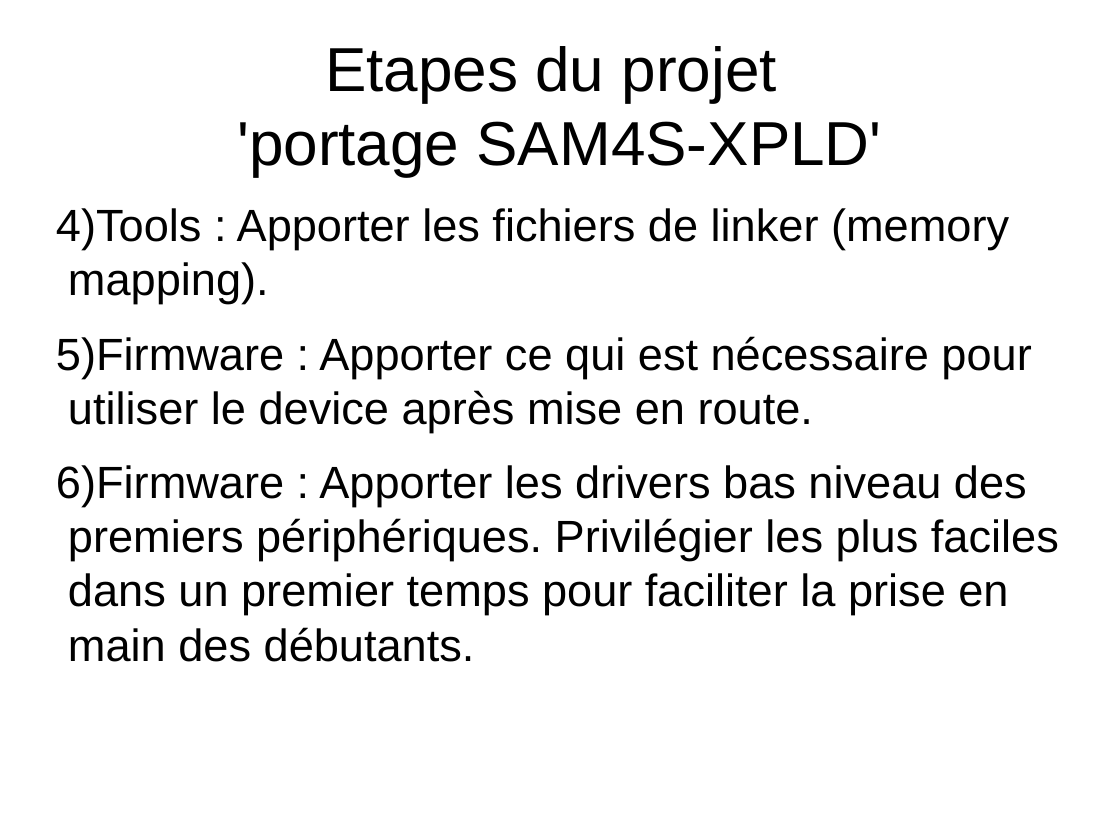
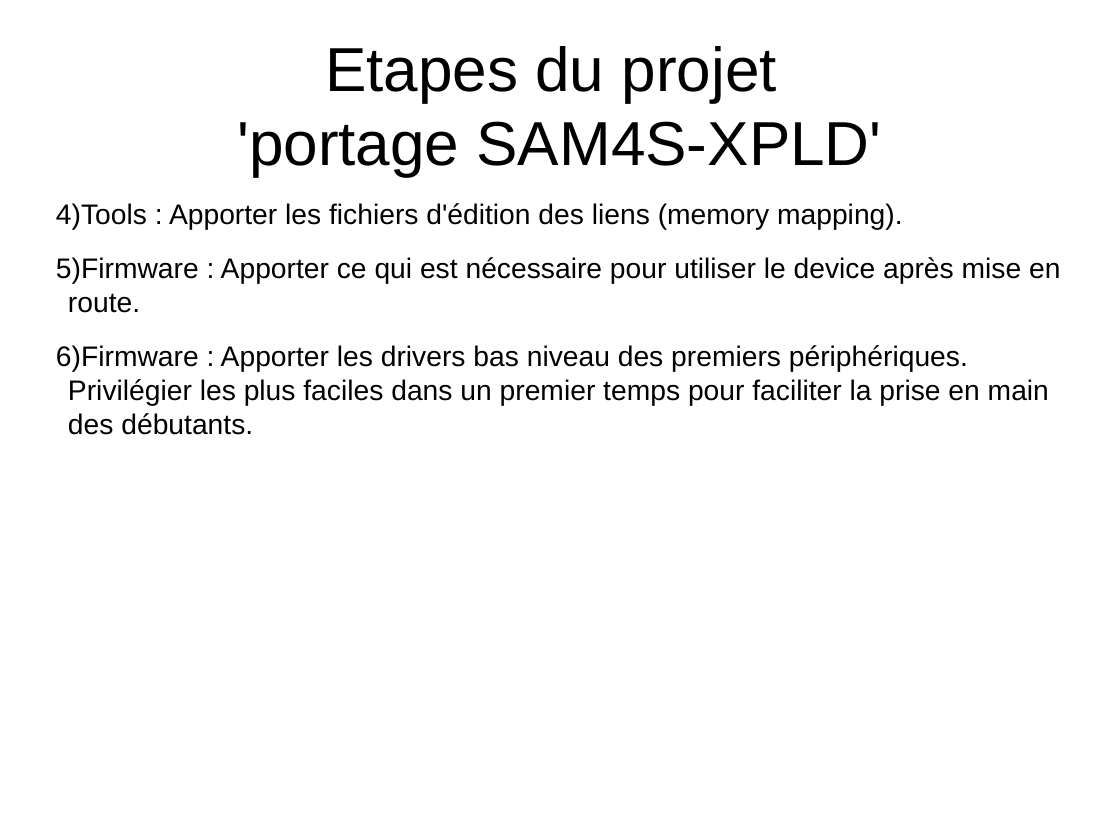
Before and after one commit to LabAixBidouille/EmbeddedTeam, a slide deck: slide 10 of how-to/how-to contribute to mbed.odp (slide 11 before the commit). Drawn at 1120x840 pixels with LibreOffice and Linux fonts; fonts in the diff are those of the drawing. Boxes give left, top, right and bottom in pixels: in the first picture for what was removed or moved away, otherwise in the second. Text is boxed around its words. In the diff, an @@ line names an element or a change of style, - is before the commit and + after.

```diff
--- a/how-to/how-to contribute to mbed.odp
+++ b/how-to/how-to contribute to mbed.odp
@@ text at bbox=[56, 203, 903, 230]: text changed; size 32 to 20 pt @@
-4) Tools : Apporter les fichiers de linker (memory mapping).
+4) Tools : Apporter les fichiers d'édition des liens (memory mapping).
@@ text at bbox=[56, 257, 1060, 435]: size 32 to 20 pt in "Firmware : Apporter ce qui est nécessaire ...", "Firmware : Apporter les drivers bas niveau ..." @@
```
Also in this commit, not shown: 5 other slides changed, 2 slides added.
